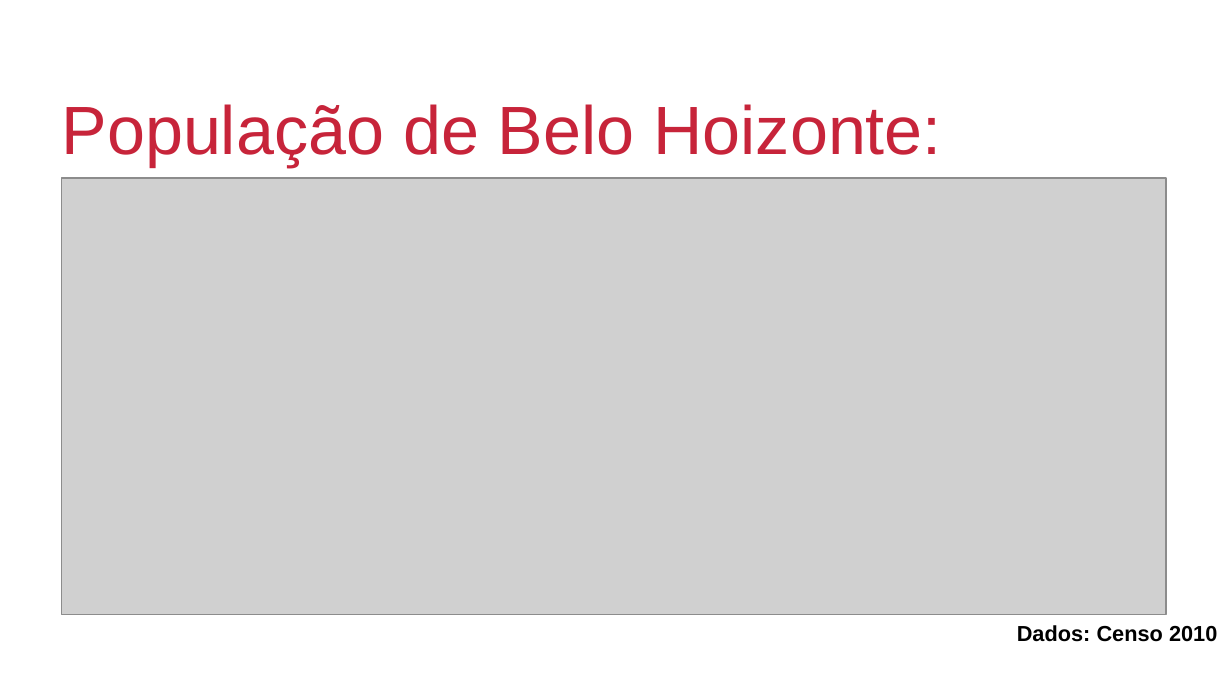
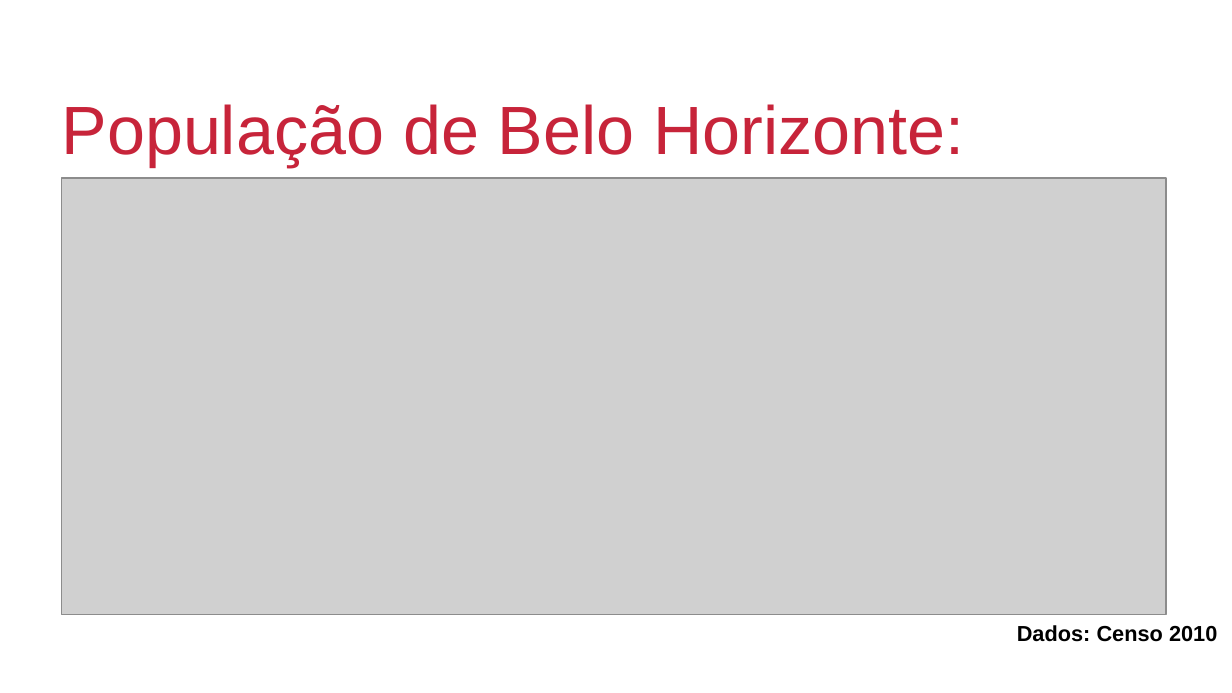
Before and after one commit to antonioanunciacao/Pesquisa-Operacional, a slide deck: slide 10 of Projeto/apresentacao_projeto.odp. Drawn at 1232x693 pixels with LibreOffice and Linux fonts; fonts in the diff are those of the drawing; grey boxes stand for pictures; background and template pictures are left out. Boxes give left, top, right and bottom in pixels: in the first picture for what was removed or moved away, otherwise in the second. Text is boxed around its words. In the diff, an @@ line names an element or a change of style, - is before the commit and + after.

```diff
--- a/Projeto/apresentacao_projeto.odp
+++ b/Projeto/apresentacao_projeto.odp
@@ title at (62, 104, 964, 166): text changed @@
-População de Belo Hoizonte:
+População de Belo Horizonte:
```
Also in this commit, not shown: 6 other slides changed, 1 other file.
